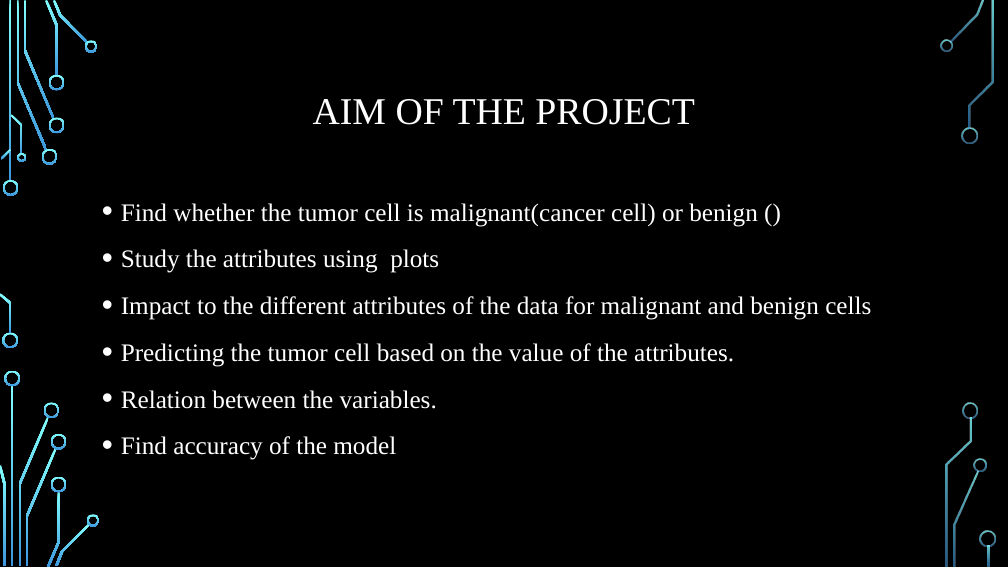
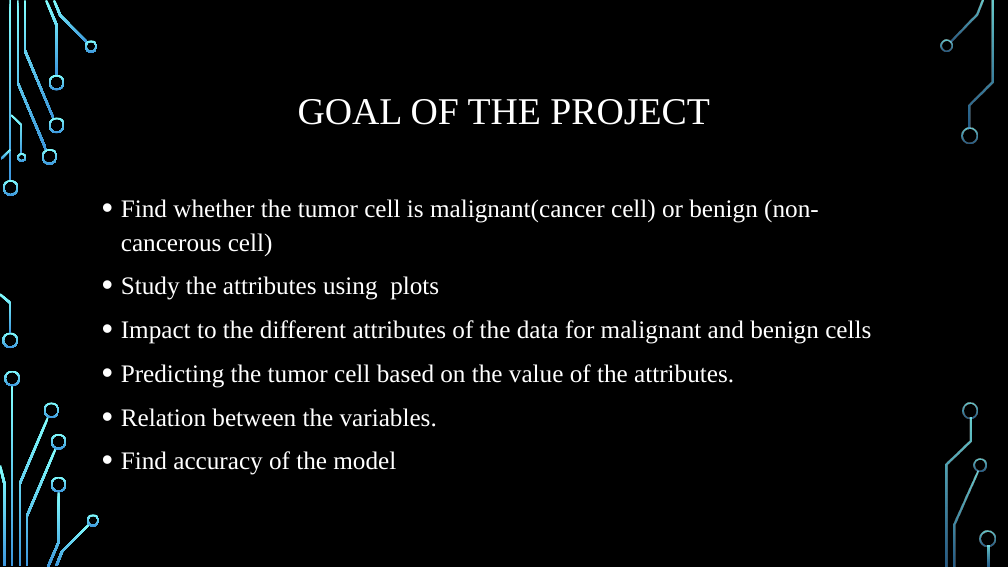
Before and after one commit to ginjamcodes/DSC_530_Data-Exploration-and-Analysis, a slide deck: slide 2 of DataScienceProject-1/Project_Presentation_MeenaGummadi.pptx. Drawn at 1008x567 pixels with LibreOffice and Linux fonts; fonts in the diff are those of the drawing; background and template pictures are left out. Boxes give left, top, right and bottom in pixels: in the first picture for what was removed or moved away, otherwise in the second. Text is boxed around its words. In the diff, an @@ line names an element or a change of style, - is before the commit and + after.

Commit message:
Project_presentation
Project_presentation

```diff
--- a/DataScienceProject-1/Project_Presentation_MeenaGummadi.pptx
+++ b/DataScienceProject-1/Project_Presentation_MeenaGummadi.pptx
@@ title at (298, 99, 709, 125): text changed @@
-AIM OF THE PROJECT
+GOAL OF THE PROJECT
@@ text at (121, 199, 819, 256): text changed @@
-• Find whether the tumor cell is malignant(cancer cell) or benign ()
+• Find whether the tumor cell is malignant(cancer cell) or benign (non-cancerous cell)
@@ text at (121, 276, 871, 475): line spacing 1.2 to 1.1 @@
```
Also in this commit, not shown: 2 other slides changed.
